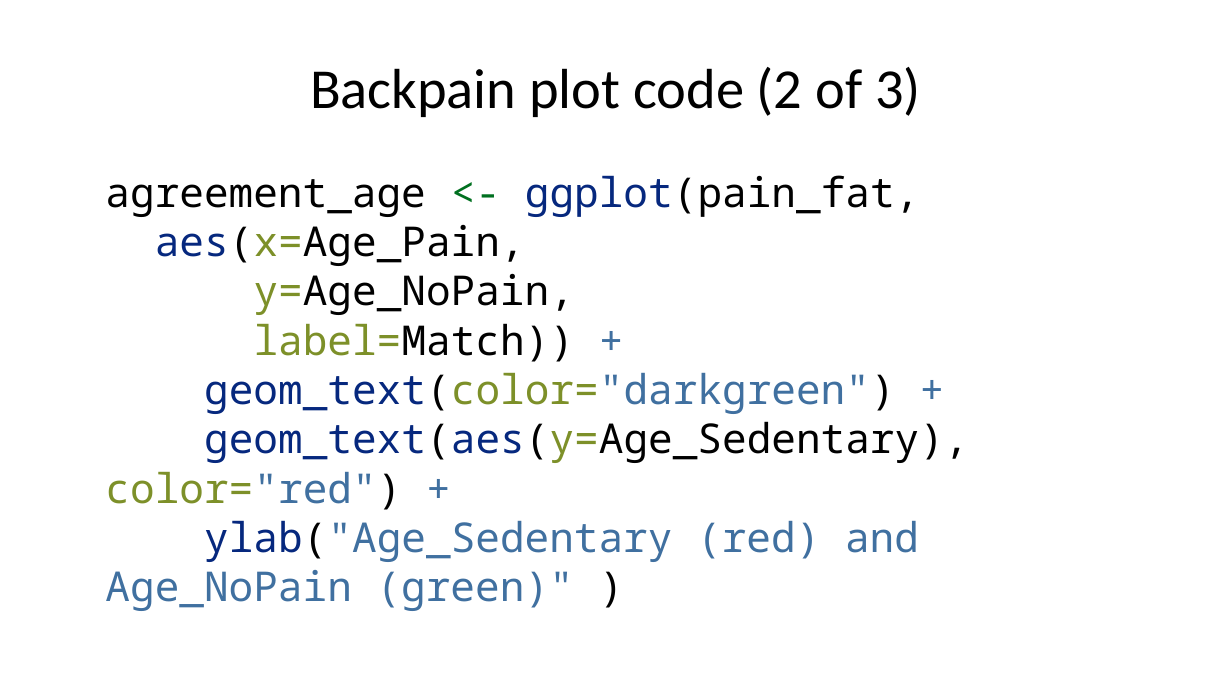
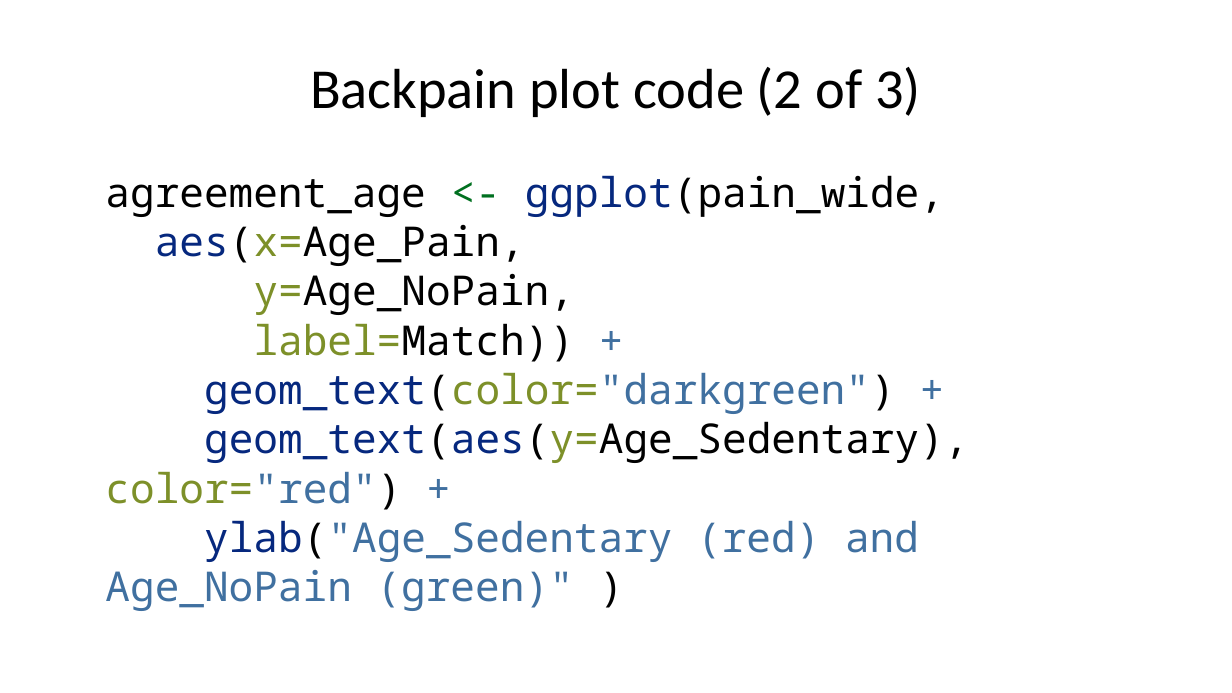
Before and after one commit to pmean/classes, a slide deck: slide 42 of introduction-to-r/results/v06-slides-and-speaker-notes.pptx. Drawn at 1232x693 pixels with LibreOffice and Linux fonts; fonts in the diff are those of the drawing. Boxes give left, top, right and bottom in pixels: in the first picture for what was removed or moved away, otherwise in the second. Text is boxed around its words. In the diff, an @@ line names an element or a change of style, - is before the commit and + after.

```diff
--- a/introduction-to-r/results/v06-slides-and-speaker-notes.pptx
+++ b/introduction-to-r/results/v06-slides-and-speaker-notes.pptx
@@ text at [105, 175, 968, 611]: text changed @@
-agreement_age <- ggplot(pain_fat,
-aes(x=Age_Pain,
-y=Age_NoPain,
-label=Match)) +
-geom_text(color="darkgreen") +
-geom_text(aes(y=Age_Sedentary), color="red") +
-ylab("Age_Sedentary (red) and Age_NoPain (green)" )
+agreement_age <- ggplot(pain_wide,
+aes(x=Age_Pain,
+y=Age_NoPain,
+label=Match)) +
+geom_text(color="darkgreen") +
+geom_text(aes(y=Age_Sedentary), color="red") +
+ylab("Age_Sedentary (red) and Age_NoPain (green)" )
```
Also in this commit, not shown: 15 other slides changed, 2 slides added, 5 other files.
